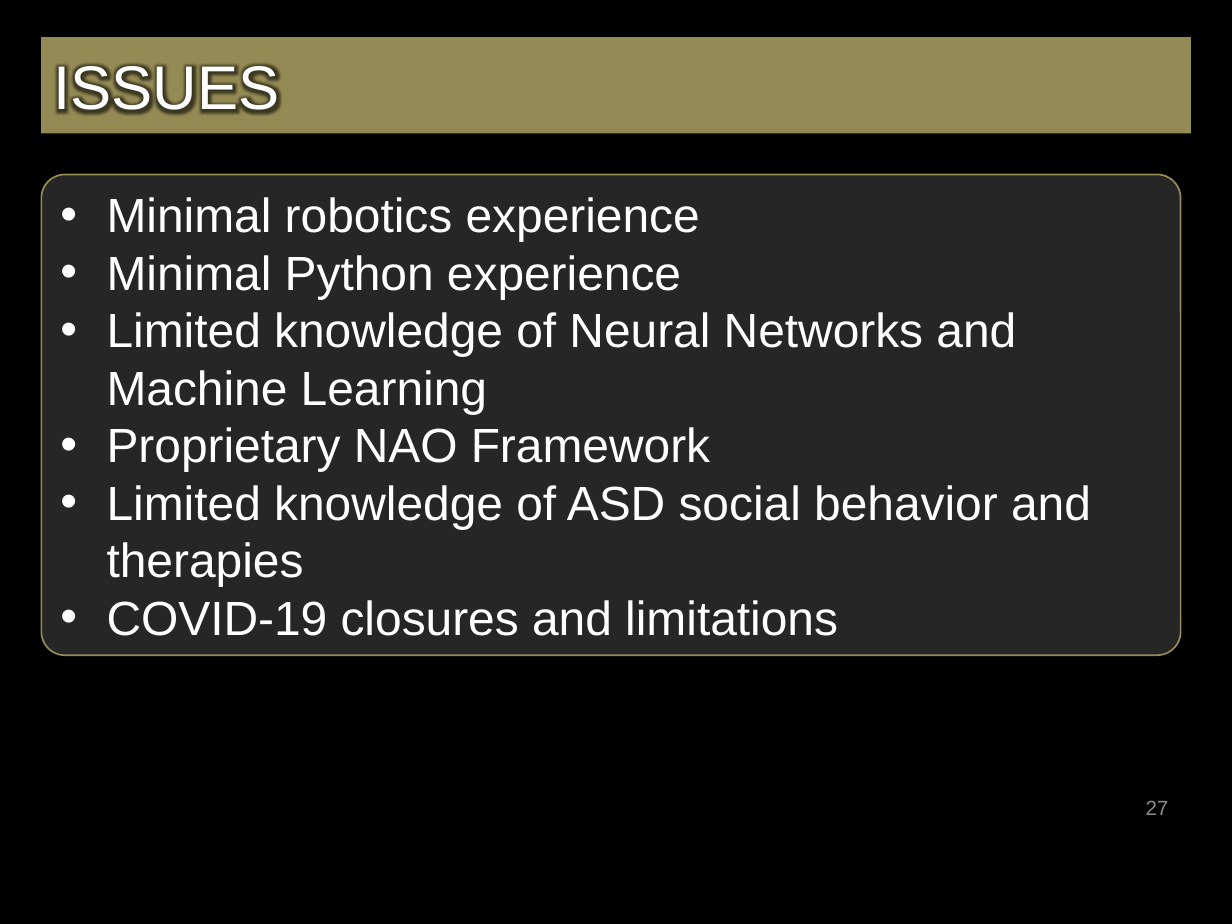
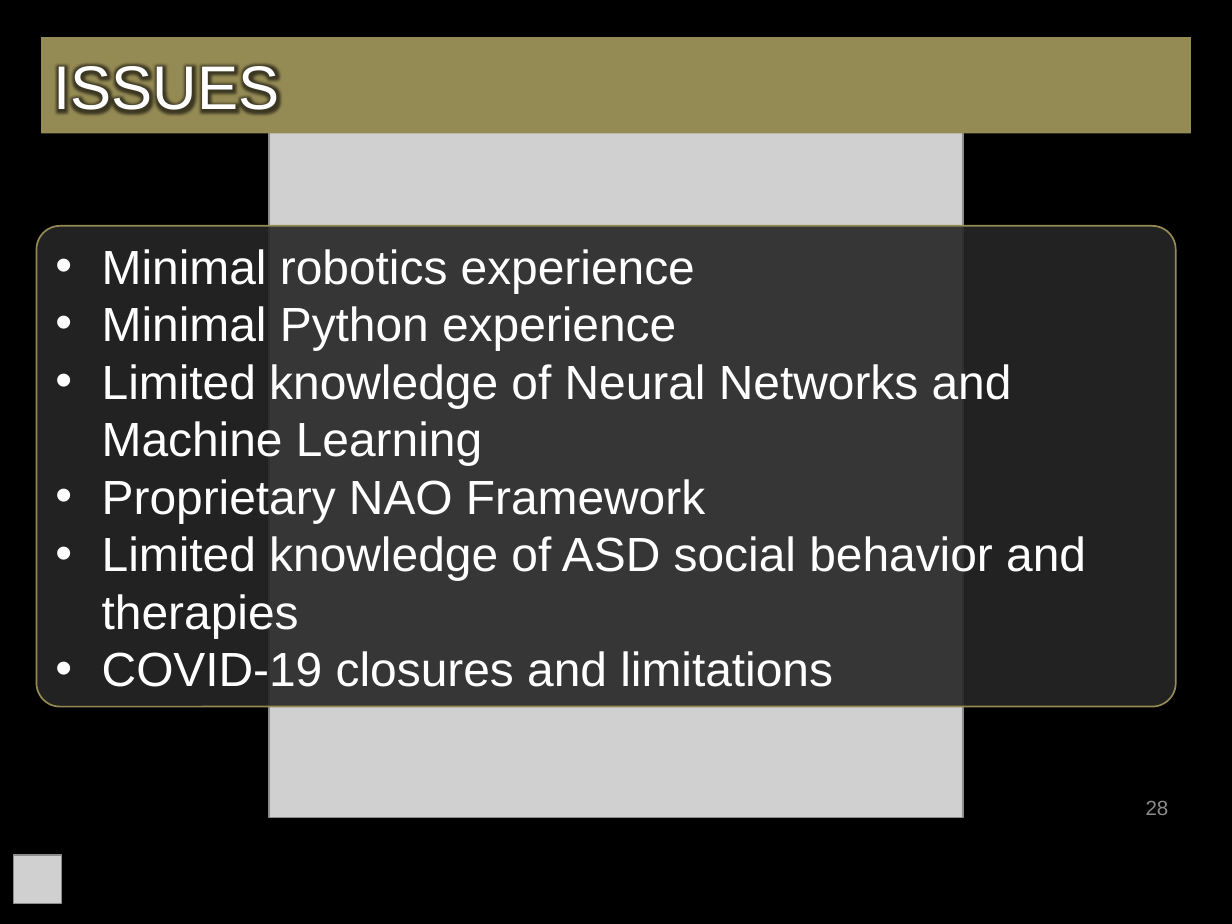
Before and after one commit to bg719/UCCS-Social-Robotics, a slide deck: slide 28 of docs/FinalSeminarPresentation.pptx (slide 27 before the commit). Drawn at 1232x924 pixels with LibreOffice and Linux fonts; fonts in the diff are those of the drawing; grey boxes stand for pictures; background and template pictures are left out. Boxes give left, top, right and bottom in pixels: in the first picture for what was removed or moved away, otherwise in the second. Text is boxed around its words. In the diff, an @@ line names an element or a change of style, - is before the commit and + after.

Commit message:
revise: add Constraints and more design

```diff
--- a/docs/FinalSeminarPresentation.pptx
+++ b/docs/FinalSeminarPresentation.pptx
@@ picture added at (269, 123, 962, 817) @@
@@ rounded rectangle "Minimal robotics experience": place and size @@
-rounded rectangle "Minimal robotics experience" at (42, 175, 1181, 655)
+rounded rectangle "Minimal robotics experience" at (37, 225, 1177, 706)
@@ rounded rectangle "Minimal robotics experience" at (37, 225, 1177, 706): fill #262626 to #262626 at 90% opacity @@
@@ page number at (1146, 801, 1169, 815): text changed @@
-27
+28
@@ picture added at (14, 855, 62, 903) @@
```
Also in this commit, not shown: 29 other slides changed, 4 slides added, 2 slides removed.
